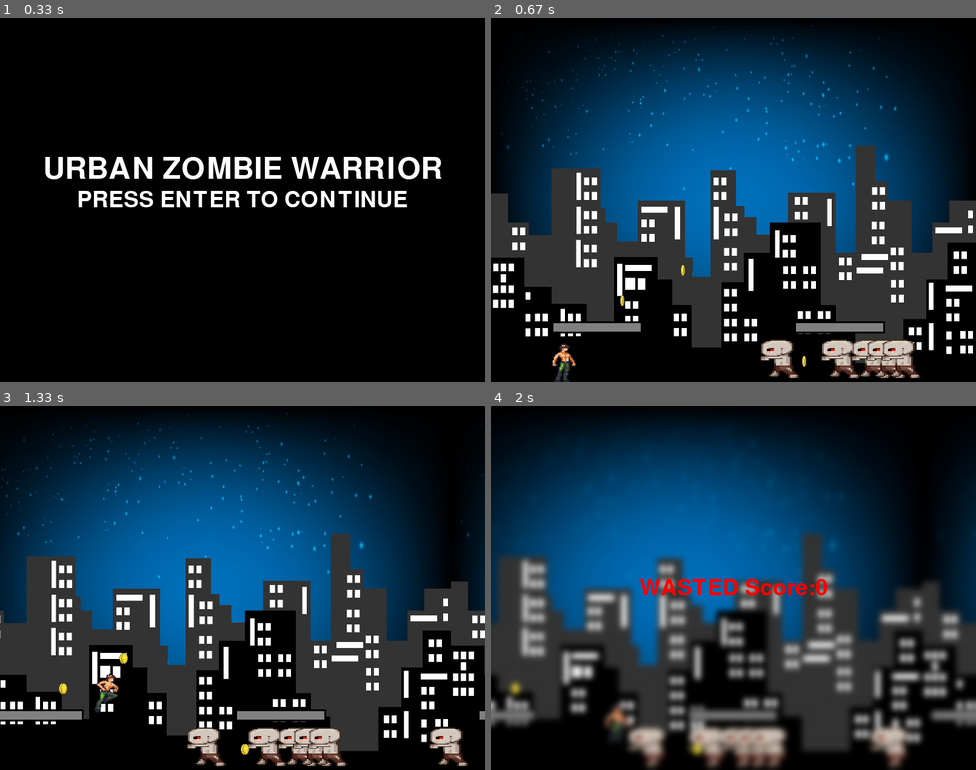
Above: before the commit, frames 1-4 (two rows, left to right).
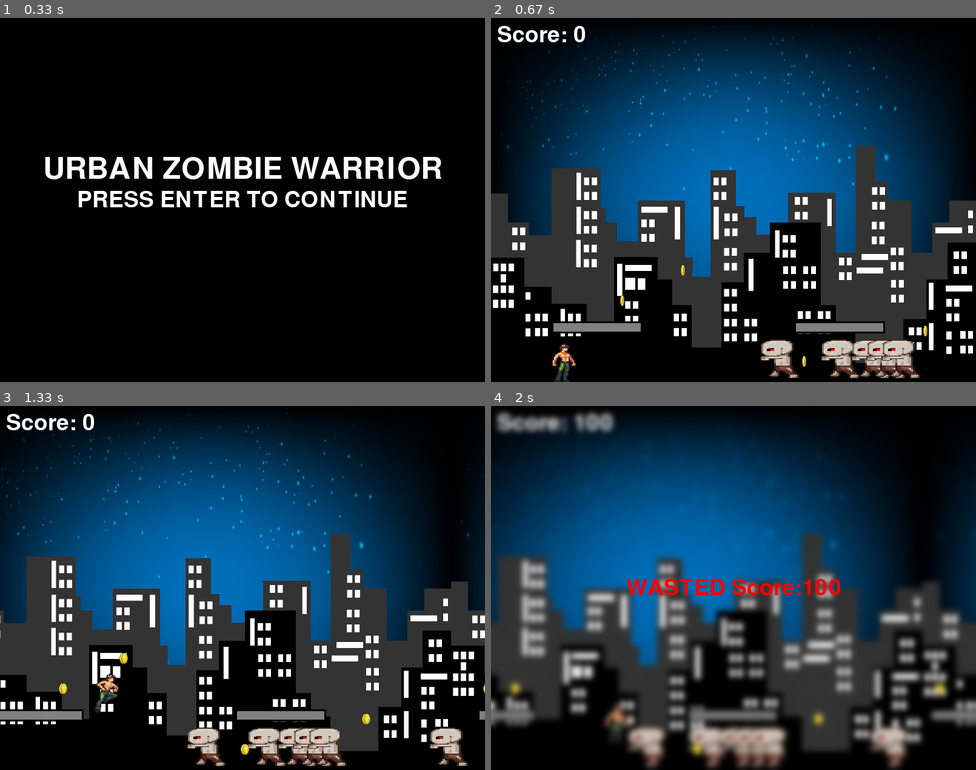
Above: after the commit, the same moments.

Repository: teddyvere/SuperPy.Game
Game: pygame game, started from main.py
Two runs of this game, one before a commit and one after it. Both use one fixed random seed, a clock stepped at 60 frames per second and the inputs below.
Inputs:
- Up to frame 1 (0.33 s): no input
- Up to frame 2 (0.67 s): tap Enter at 0.33 s
- Up to frame 3 (1.33 s): hold D 0.67-1.13 s; hold W from 1.17 s (still down)
- Up to frame 4 (2 s): release W at 1.47 s; hold D 1.5-1.97 s

Frame 1 is identical in both runs. In frame 2, 0.4% of the frame differs, in the area x 1-90%, y 2-88%; in frame 3, 0.4%; in frame 4, 2.3%, in the area x 0-94%, y 1-88%.

Commit message:
score board added

Diff:
--- a/main.py
+++ b/main.py
@@ -26,6 +26,19 @@
 
 # Fonts
 font = pygame.font.SysFont(None, 55)
+
+class Score(pygame.sprite.Sprite):
+    def __init__(self, x, y):
+        super().__init__()
+        self.score = 0
+        self.font = pygame.font.SysFont(None, 55)  # Moved the font initialization here
+        self.image = self.font.render(f"Score: {self.score}", True, WHITE)
+        self.rect = self.image.get_rect()
+        self.rect.topleft = (x, y)
+
+    def increase_score(self, amount):
+        self.score += amount
+        self.image = self.font.render(f"Score: {self.score}", True, WHITE)
 
 class Player(pygame.sprite.Sprite):
     def __init__(self, x, y):
@@ -209,7 +222,7 @@
         self.running = True
         self.background_offset = 0
         self.show_menu = True  # Flag to show the menu
-        self.score = 0
+        self.score = Score(10,10)
         self.coins_collected = 0
 
         # Create player object
@@ -248,10 +261,16 @@
             Coin(200, SCREEN_HEIGHT - 150),
             Coin(300, SCREEN_HEIGHT - 200),
             Coin(500, SCREEN_HEIGHT - 50),
+            Coin(700, SCREEN_HEIGHT - 100),
+            Coin(900, SCREEN_HEIGHT - 150),
+            Coin(1100, SCREEN_HEIGHT - 200),
+            Coin(1300, SCREEN_HEIGHT - 50),
+            Coin(1500, SCREEN_HEIGHT - 100),
         ]
 
         # Group for all sprites
         self.all_sprites = pygame.sprite.Group()
+        self.all_sprites.add(self.score)
         self.all_sprites.add(self.player)
         # Add all zombies to the sprite group
         for zombie in self.zombies:
@@ -338,6 +357,7 @@
                 if (self.player.rect.bottom <= zombie.rect.top + 10 and self.player.velocity.y > 0):
                     # Mark zombie for removal if the player lands on it
                     zombies_to_remove.append(zombie)
+                    self.score.increase_score(100)  # Increase the score by 100
                     self.player.velocity.y = self.player.jump_speed  # Bounce the player up
                 else:
                     # Player collided with the side of the zombie
@@ -383,6 +403,7 @@
                 coin.kill()  # Remove the coin when the player collects it
                 self.coins.remove(coin) # Removes coins from listd
                 self.coins_collected += 1  # Increase the coins collected
+                self.score.increase_score(100)  # Increase the score by 10 when a coin is
 
         # Check if all coins have been collected
         if len(self.coins) == 0:
@@ -454,7 +475,7 @@
         self.screen.blit(blurred_surface, (0, 0))
 
         # Render death messaged
-        death_message = font.render(f"WASTED Score:{self.score}", True, RED)
+        death_message = font.render(f"WASTED Score:{self.score.score}", True, RED)
         death_rect = death_message.get_rect(center=(SCREEN_WIDTH // 2, SCREEN_HEIGHT // 2))
         self.screen.blit(death_message, death_rect)
         pygame.display.flip()
@@ -474,9 +495,12 @@
         self.screen.blit(blurred_surface, (0, 0))
 
         # Render win message
-        win_message = font.render("YOU WIN", True, WHITE)
+        win_message = font.render(f"YOU WIN Score:{self.score.score}", True, WHITE)
         win_rect = win_message.get_rect(center=(SCREEN_WIDTH // 2, SCREEN_HEIGHT // 2))
-        self.screen.blit(win_message)
+        self.screen.blit(win_message, win_rect)
+        pygame.display.flip()
+
+        pygame.time.wait(5000)  # Display the message for 2 seconds
 
 
 if __name__ == "__main__":
